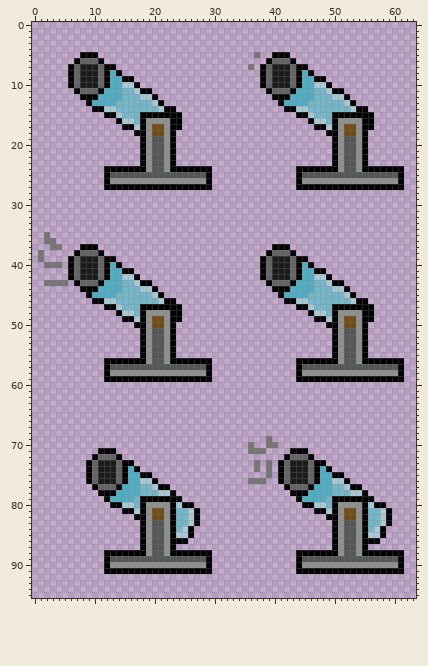
Sprite sheet, stored at Assets/HomingMissleTurret.png. That is the earlier state.
The file is 256x384 pixels, drawn in blocks of 4x4; one block is one cell here. The old version is drawn lined up with the new one.
The result:
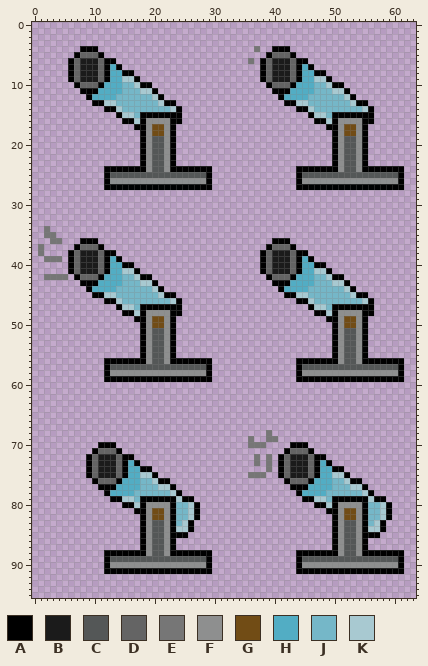
Palette (. is transparent): A #000000  B #1b1b1b  C #545757  D #646464  E #767676  F #8e8f8f  G #714c15  H #52adc4  J #75b7c8  K #a8c9d1
Diff:
whole drawing moved by +0,-3 (the old picture is shown already moved)
Changed rows in their new state; - is an unchanged pixel.
first column x 6:
 4 --AAA--------------------------E--AAA--------------
 5 -ADDDA-------------------------.-ADDDA-------------
 6 ADBBBDAA----------------------E-ADBBBDAA-----------
 7 -------HA---------------------.--------HA----------
 8 --------HAA-----------------------------HAA--------
 9 ---------KKA-----------------------------KKA-------
10 .ADDDAH--JJKAA------------------.ADDDAH--JJKAA-----
11 -.AAAH-----JKKA------------------.AAAH-----JKKA----
12 --.-H---J---JJKA------------------.-H---J---JJKA---
13 ---.AAKK------JKAA-----------------.AAKK------JKAA-
14 ----..AAK------JJKA-----------------..AAK------JJKA
15 ------..AKK---------------------------..AKK--------
16 --------.AAK----------------------------.AAK-------
17 ---------..A------.----------------------..A------.
18 -----------.-------------------------------.-------
first column x 1:
34 -E------------------------------------------------------
35 --E-----------------------------------------------------
36 -.-E---AAA-----------------------------AAA--------------
37 E-..--ADDDA---------------------------ADDDA-------------
38 -----ADBBBDAA------------------------ADBBBDAA-----------
39 .EEE--------HA------------------------------HA----------
40 -...---------HAA-----------------------------HAA--------
41 --------------KKA-----------------------------KKA-------
42 -EEEE.ADDDAH--JJKAA------------------.ADDDAH--JJKAA-----
43 -....-.AAAH-----JKKA------------------.AAAH-----JKKA----
44 -------.-H---J---JJKA------------------.-H---J---JJKA---
45 --------.AAKK------JKAA-----------------.AAKK------JKAA-
46 ---------..AAK------JJKA-----------------..AAK------JJKA
47 -----------..AKK---------------------------..AKK--------
48 -------------.AAK----------------------------.AAK-------
49 --------------..A------.----------------------..A------.
50 ----------------.-------------------------------.-------
first column x 9:
68 ------------------------------E--------------------
69 ---------------------------E---E-------------------
70 --AAA-----------------------EE..--AAA--------------
71 -ADDDA---------------------...---ADDDA-------------
72 ADBBBDAA--------------------E-E-ADBBBDAA-----------
73 -------HA------------------------------HA----------
74 --------HAA-----------------.-----------HAA--------
75 ---------KKA---------------EEE.----------KKA-------
76 .ADDDAH--JJKAA-------------...--.ADDDAH--JJKAA-----
77 -.AAAH-----JKKA------------------.AAAH-----JKKA----
78 --.-H---J---JJKA------------------.-H---J---JJKA---
79 ---.AAKK-------KAA-----------------.AAKK-------KAA-
80 ----..AAK------JJKA-----------------..AAK------JJKA
81 ------..A-----------------------------..A----------
82 --------.-------------------------------.----------
83 ----------------KA.-----------------------------KA.
84 ---------------K-------------------------------K---
85 ---------------AA.-----------------------------AA.-
86 ---------------..------------------------------..--
